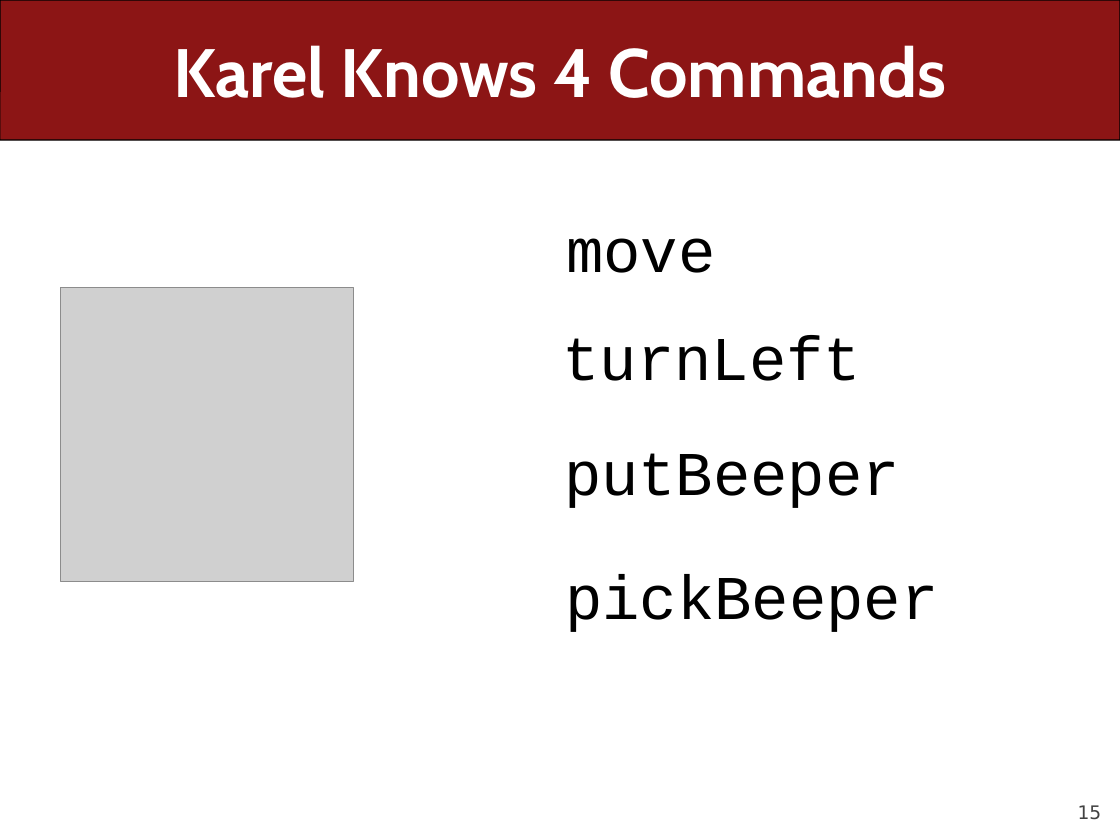
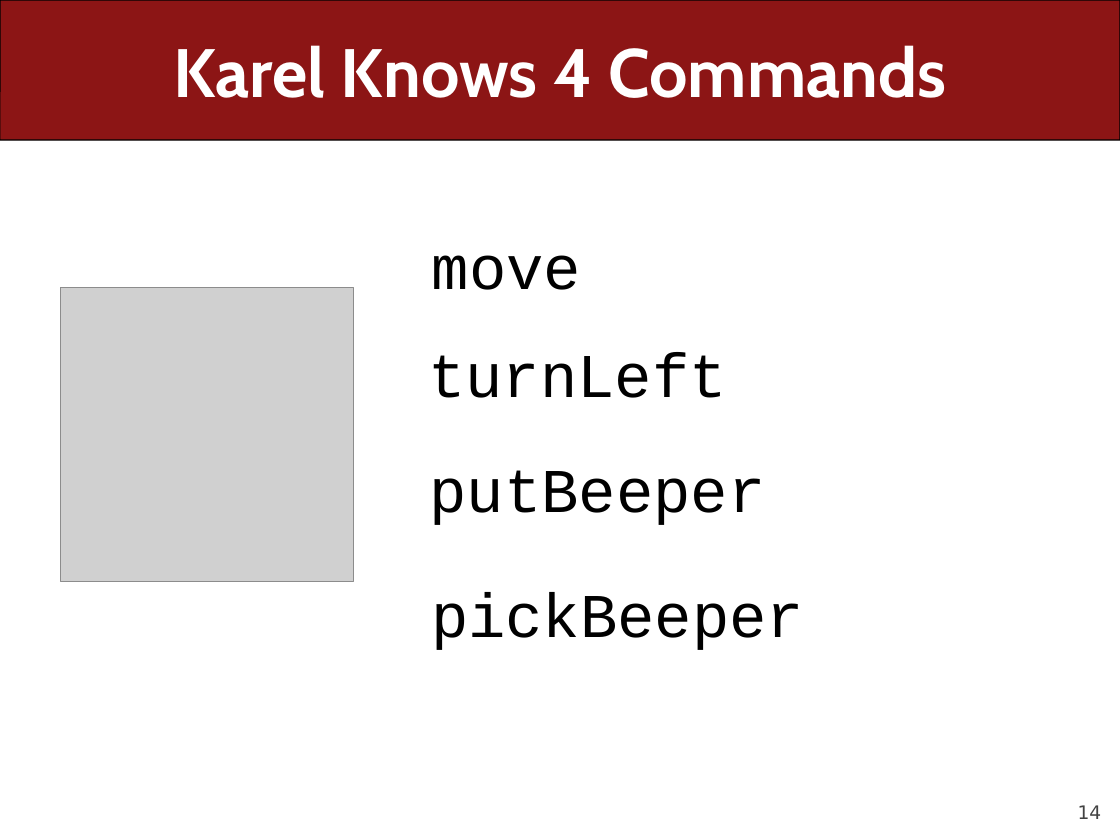
Before and after one commit to ckincaid17/cs106a-summer-2018, a slide deck: slide 14 of WWW/lectures/Lecture2/Lecture2.pptx (slide 15 before the commit). Drawn at 1120x840 pixels with LibreOffice and Linux fonts; fonts in the diff are those of the drawing; grey boxes stand for pictures. Boxes give left, top, right and bottom in pixels: in the first picture for what was removed or moved away, otherwise in the second. Text is boxed around its words. In the diff, an @@ line names an element or a change of style, - is before the commit and + after.

```diff
--- a/WWW/lectures/Lecture2/Lecture2.pptx
+++ b/WWW/lectures/Lecture2/Lecture2.pptx
@@ 4 texts: place and size @@
-4 texts at [563,238,938,632]
+4 texts at [428,255,804,650]
@@ page number at [1078,805,1102,819]: text changed @@
-15
+14
```
Also in this commit, not shown: 5 other slides changed, 35 slides added, 5 slides removed, 24 other files.
